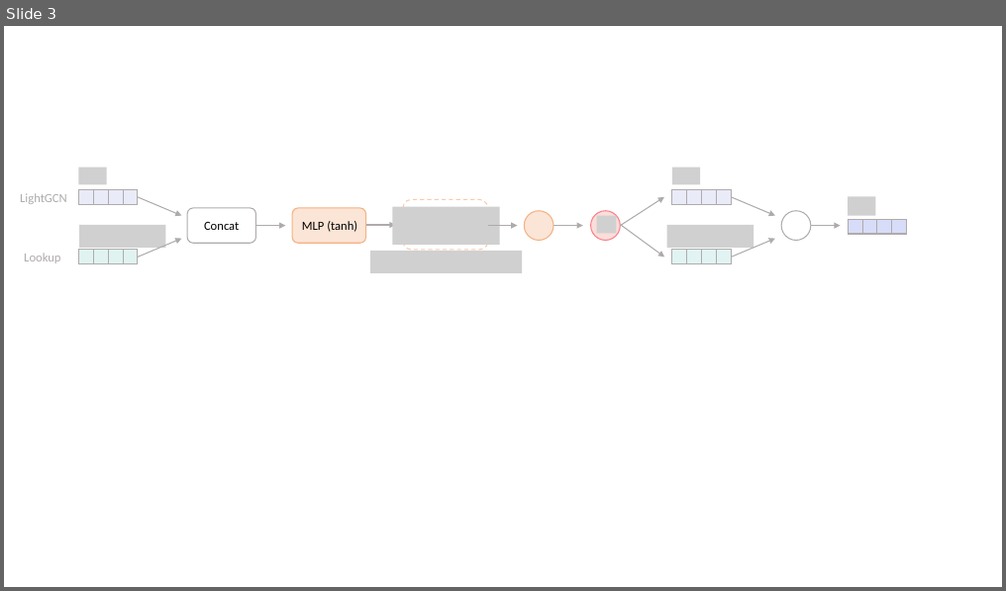
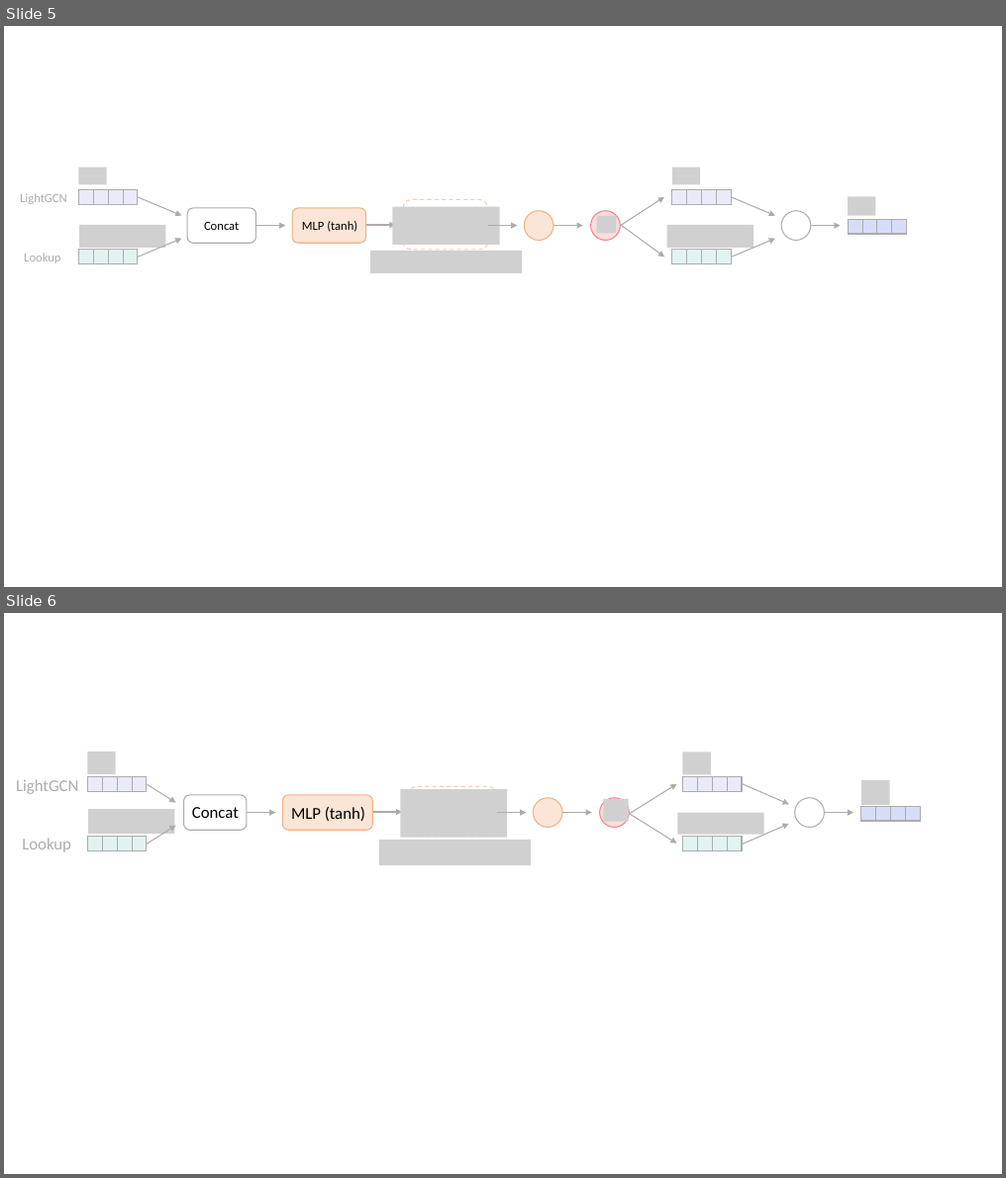
Before and after one commit to beckyhsuxp/RA-GARK, a slide deck: Document/graph/gragh.pptx. Shown one above the other, each under a label of ours: slide 3 before the commit, slides 5 and 6 after it. The pictures are 1006x591 and 1006x1178 pixels, drawn with LibreOffice and Linux fonts; fonts in the diff are those of the drawing; grey boxes stand for pictures; background and template pictures are left out. Boxes give left, top, right and bottom in pixels: in the first picture for what was removed or moved away, otherwise in the second. Text is boxed around its words. In the diff, an @@ line names an element or a change of style, - is before the commit and + after.

```diff
--- a/Document/graph/gragh.pptx
+++ b/Document/graph/gragh.pptx
@@ slide 6 added at (x1=4, y1=613, x2=1002, y2=1174), background #FFFFFF @@
@@ text added at (x1=16, y1=779, x2=78, y2=794), 16 pt, text #AFABAB @@
+LightGCN
@@ group added at (x1=88, y1=752, x2=147, y2=792): 3 lines, 1 picture, 1 rectangle @@
@@ arrow added from (147, 784) to (176, 803), #AFABAB 1 pt @@
@@ picture added at (x1=401, y1=789, x2=507, y2=838) @@
@@ rounded rectangle added at (x1=408, y1=786, x2=497, y2=837), fill #FFFFFF, outline #F8CBAD 1 pt dashed @@
@@ arrow added from (630, 814) to (677, 784), #AFABAB 1 pt @@
@@ group added at (x1=683, y1=753, x2=743, y2=792): 3 lines, 1 picture, 1 rectangle @@
@@ arrow added from (743, 783) to (789, 805), #AFABAB 1 pt @@
@@ rounded rectangle added at (x1=183, y1=795, x2=247, y2=830), fill #FFFFFF, outline #AFABAB 1 pt @@
@@ text added at (x1=192, y1=807, x2=239, y2=818), 16 pt, text #000000 @@
+Concat
@@ arrow added from (247, 813) to (275, 813), #AFABAB 1 pt @@
@@ rounded rectangle added at (x1=282, y1=795, x2=372, y2=830), fill #FBE5D6, outline #F4B183 1 pt @@
@@ text added at (x1=291, y1=807, x2=365, y2=821), 16 pt, text #000000 @@
+MLP (tanh)
@@ arrow added from (373, 812) to (402, 812), #AFABAB 1 pt @@
@@ arrow added from (497, 813) to (527, 813), #AFABAB 1 pt @@
@@ ellipse added at (x1=534, y1=798, x2=562, y2=827), fill #FBE5D6, outline #F4B183 1 pt @@
@@ arrow added from (562, 813) to (592, 813), #AFABAB 1 pt @@
@@ ellipse added at (x1=600, y1=798, x2=629, y2=827), fill #FBDDDA, outline #F8808B 1 pt @@
@@ picture added at (x1=604, y1=799, x2=629, y2=821) @@
@@ arrow added from (630, 814) to (677, 844), #AFABAB 1 pt @@
@@ ellipse added at (x1=795, y1=798, x2=824, y2=827), fill #FFFFFF, outline #AFABAB 1 pt @@
@@ arrow added from (825, 813) to (853, 813), #AFABAB 1 pt @@
@@ group added at (x1=861, y1=780, x2=921, y2=821): 3 lines, 1 picture, 1 rectangle @@
@@ text added at (x1=22, y1=838, x2=71, y2=853), 16 pt, text #AFABAB @@
+Lookup
@@ group added at (x1=88, y1=809, x2=174, y2=852): 3 lines, 1 picture, 1 rectangle @@
@@ arrow added from (147, 845) to (176, 826), #AFABAB 1 pt @@
@@ picture added at (x1=379, y1=840, x2=531, y2=866) @@
@@ group added at (x1=678, y1=813, x2=764, y2=852): 3 lines, 1 picture, 1 rectangle @@
@@ arrow added from (743, 845) to (789, 824), #AFABAB 1 pt @@
@@ what was slide 3 is now slide 5 @@
```
Also in this commit, not shown: 2 other slides added, 13 other files.
